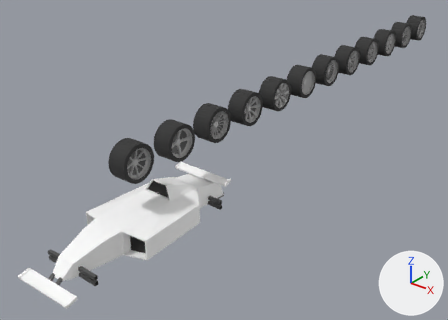
An edit to the glTF model models/car.glb, drawn before and after from the same camera.
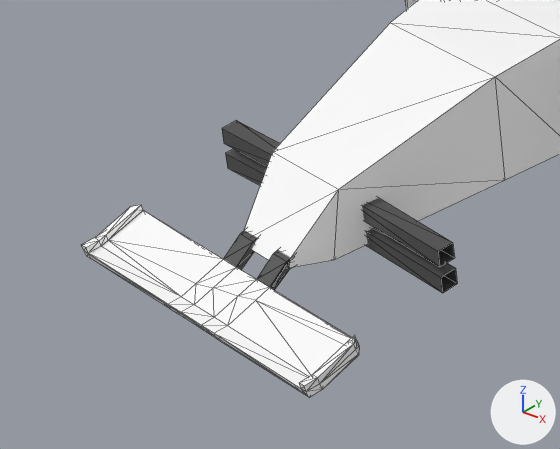
The first picture shows the older version from a 50 mm lens placed at (6.67, -6.0, 5.3), pointed at (-0.85, 3.4, -0.53). The close-ups show the older and then the newer version on the part from 0% to 27% of the width and 70% to 100% of the height of that picture. Only the edits that show in the close-ups are written down. Lighting does not change. The marker at lower right points along +X, +Y and +Z. The close-ups show mesh edges as thin lines. Objects named as collision shapes, trigger or cutter boxes, shadow casters or lower levels of detail are left out. Vertices at exactly the same position are counted once.

In view in the first close-up: 'Body', 'Suspension'.
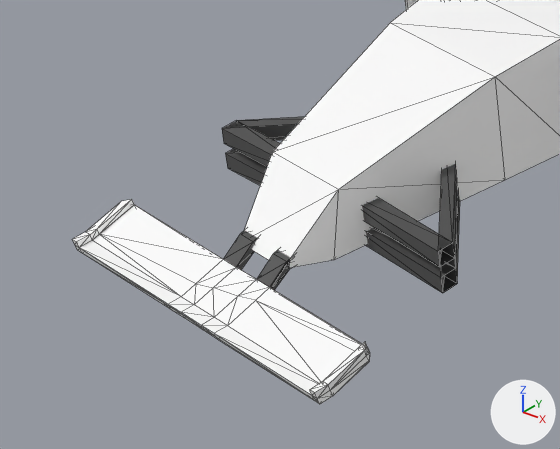
Pixel boxes (x1, y1, x2, y2) of what changed, in the close-ups (560 x 449 px; the box of a moved part takes in the faces that stretch with it):
'Body', reshaped: before (82, 0, 560, 398); after (73, 0, 560, 404)
'Suspension', reshaped: before (222, 120, 457, 293); after (222, 116, 460, 293)
part 1 of me_body, moved or reshaped: before (214, 288, 359, 398); after (214, 288, 370, 404)
part 2 of me_body, moved or reshaped: before (82, 205, 223, 309); after (73, 199, 223, 309)
part 3 of me_suspension, added: after (223, 116, 460, 292)

Edits to the bpy script that builds the scene:
```text
Change me_body:
    where me_body.from_pydata(...)  # 226 vertices, 424 faces; spans x -0.7..0.7, y -1.94..1.94, z -0.42..0.38
    used by ob_body; location = (0.0, 0.0, 0.0)
    me_body part 1: all 25 vertices in x 0.54..0.57, y -1.94..-1.71, z -0.42..-0.32 are moved by (0.05, 0.0, 0.0)
    me_body part 2: all 24 vertices in x -0.57..-0.54, y -1.94..-1.71, z -0.42..-0.32 are moved by (-0.05, 0.0, 0.0)
Change me_suspension:
    used by ob_suspension; location = (0.0, 0.0, 0.0)
    remove me_suspension.from_pydata(...)  # 48 vertices, 72 faces; spans x -0.58..0.58, y -1.38..1.56, z -0.37..-0.19
    add me_suspension.from_pydata(...)  # 64 vertices, 144 faces; spans x -0.58..0.58, y -1.38..1.56, z -0.37..-0.19
    me_suspension part 3
    8 new vertices lie (-0.55, 0.5, 0.02) away from vertices in x 0.55, y -1.38..-1.32, z -0.37..-0.21
    36 new faces join them
    other edits to the shape of me_suspension do not show in these pictures
```
